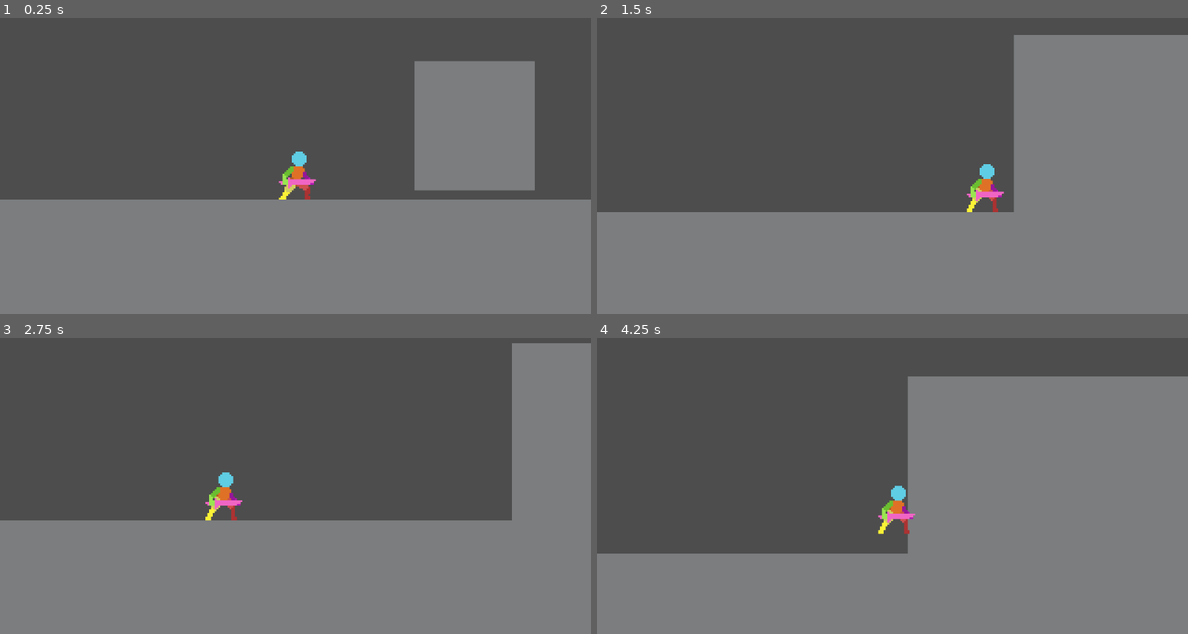
Above: before the commit, frames 1-4 (two rows, left to right).
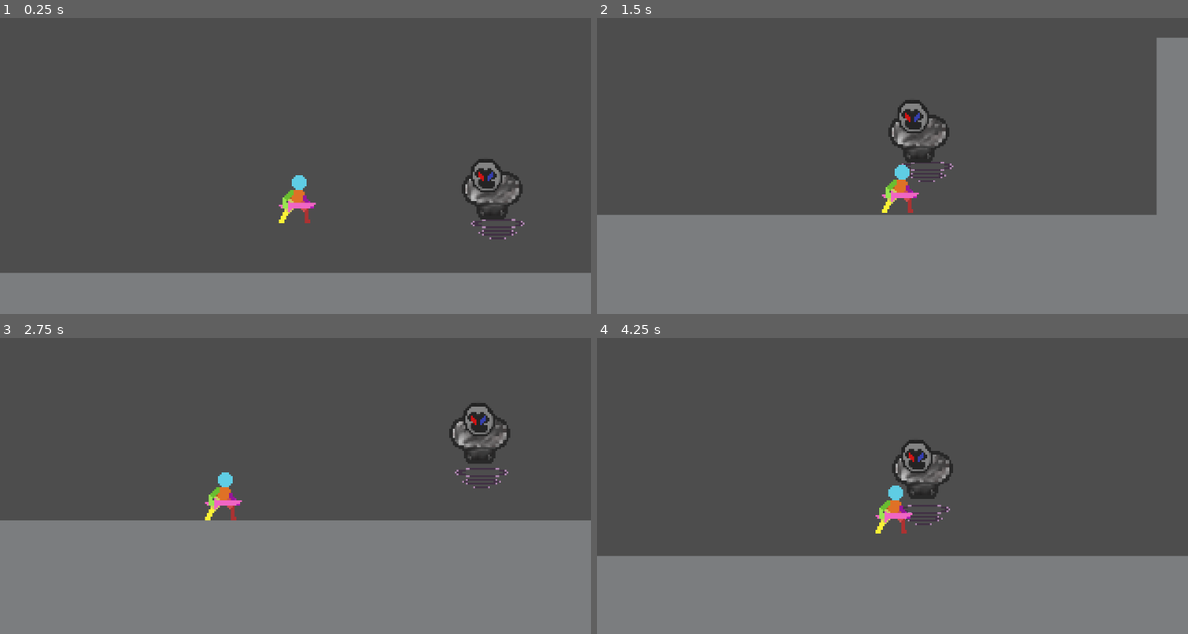
Above: after the commit, the same moments.

Repository: allo77777/boss_rush_jam
Game: Godot game, scene res://scenes/root.tscn
Same seed, same stepped clock (60 frames per second), same inputs: the game is played once before the commit and once after it.
Inputs (mouse positions are in pixels of both pictures, inside the frame that each line leads up to):
- Up to frame 1 (0.25 s): no input
- Up to frame 2 (1.5 s): move the mouse to (1022, 130) at 0.52 s; hold S (crouch) 0.53-1.28 s; hold D (move_right) from 0.53 s (still down); tap Space (jump) at 0.77 s; move the mouse to (774, 166) at 1.27 s; tap Shift (dash) at 1.35 s
- Up to frame 3 (2.75 s): tap Space (jump) at 1.52 s; move the mouse to (354, 394) at 2.02 s; release D (move_right) at 2.03 s; hold A (move_left) from 2.03 s (still down); tap E (interact) at 2.1 s
- Up to frame 4 (4.25 s): move the mouse to (862, 533) at 2.77 s; release A (move_left) at 2.78 s; hold D (move_right) from 2.78 s (still down); tap S (crouch) at 2.85 s; tap Space (jump) at 3.02, 3.77 s; move the mouse to (1069, 518) at 3.52 s; tap Shift (dash) at 3.6 s

The runs differ from the first frame. In frame 1, 34% of the frame differs, in the area x 0-100%, y 14-87%; in frame 2, 18%; in frame 3, 9.3%; in frame 4, 29%.

Commit message:
fixed following player

Diff:
--- a/project.godot
+++ b/project.godot
@@ -94,5 +94,6 @@
 
 [rendering]
 
+textures/canvas_textures/default_texture_filter=0
 renderer/rendering_method="gl_compatibility"
 renderer/rendering_method.mobile="gl_compatibility"
--- a/scenes/BossScenes/Boss1/boss_1.tscn
+++ b/scenes/BossScenes/Boss1/boss_1.tscn
@@ -1,60 +1,125 @@
-[gd_scene load_steps=9 format=3 uid="uid://bbt0m72bgmt55"]
+[gd_scene load_steps=13 format=3 uid="uid://bbt0m72bgmt55"]
 
-[ext_resource type="Texture2D" uid="uid://cxeg4lt6i8bd5" path="res://assets/tileset.png" id="1_3x2mp"]
 [ext_resource type="Script" path="res://scripts/BossScript/Boss1/Boss1.gd" id="1_pcltk"]
+[ext_resource type="Texture2D" uid="uid://cm6m5uo6pl7kx" path="res://assets/BossAssets/Boss1Assets/boss_levitate.png" id="2_rer6i"]
+[ext_resource type="Texture2D" uid="uid://cnngvvc6obx3c" path="res://assets/BossAssets/Boss1Assets/boos_chest.png" id="3_lq673"]
 [ext_resource type="Script" path="res://scripts/BossScript/Boss1/StateMachineB1.gd" id="3_qhxew"]
+[ext_resource type="Texture2D" uid="uid://x6n45hb6vwp5" path="res://assets/BossAssets/Boss1Assets/B1head.png" id="4_8xexc"]
 [ext_resource type="Script" path="res://scripts/BossScript/Boss1/B1Follow.gd" id="4_i8257"]
+[ext_resource type="Script" path="res://scripts/BossScript/Boss1/B1Attack.gd" id="7_8ai2d"]
 
-[sub_resource type="RectangleShape2D" id="RectangleShape2D_odir6"]
-size = Vector2(82, 82)
+[sub_resource type="CapsuleShape2D" id="CapsuleShape2D_owwwo"]
 
 [sub_resource type="Animation" id="Animation_w1xfa"]
 length = 0.001
 tracks/0/type = "value"
 tracks/0/imported = false
 tracks/0/enabled = true
-tracks/0/path = NodePath("Tileset:position")
+tracks/0/path = NodePath("sprites/BoosChest:position")
 tracks/0/interp = 1
 tracks/0/loop_wrap = true
 tracks/0/keys = {
 "times": PackedFloat32Array(0),
 "transitions": PackedFloat32Array(1),
 "update": 0,
-"values": [Vector2(0, 0)]
+"values": [Vector2(0, -11)]
+}
+tracks/1/type = "value"
+tracks/1/imported = false
+tracks/1/enabled = true
+tracks/1/path = NodePath("sprites/B1Head:position")
+tracks/1/interp = 1
+tracks/1/loop_wrap = true
+tracks/1/keys = {
+"times": PackedFloat32Array(0),
+"transitions": PackedFloat32Array(1),
+"update": 0,
+"values": [Vector2(-2, -24)]
+}
+tracks/2/type = "value"
+tracks/2/imported = false
+tracks/2/enabled = true
+tracks/2/path = NodePath("sprites/BossLevitate:position")
+tracks/2/interp = 1
+tracks/2/loop_wrap = true
+tracks/2/keys = {
+"times": PackedFloat32Array(0),
+"transitions": PackedFloat32Array(1),
+"update": 0,
+"values": [Vector2(1, 12)]
 }
 
 [sub_resource type="Animation" id="Animation_thcni"]
 resource_name = "idle"
-length = 3.132
+length = 3.5815
 loop_mode = 1
 tracks/0/type = "value"
 tracks/0/imported = false
 tracks/0/enabled = true
-tracks/0/path = NodePath("Tileset:position")
+tracks/0/path = NodePath("sprites/BoosChest:position")
 tracks/0/interp = 1
 tracks/0/loop_wrap = true
 tracks/0/keys = {
-"times": PackedFloat32Array(0, 0.666667, 1.33333, 2.03333, 2.9),
-"transitions": PackedFloat32Array(1, 1, 1, 1, 1),
+"times": PackedFloat32Array(0, 0.633333, 1.56667, 2.86667),
+"transitions": PackedFloat32Array(1, 1, 1, 1),
 "update": 0,
-"values": [Vector2(0, 0), Vector2(-7.935, 0), Vector2(12.08, 0), Vector2(-7.935, 0), Vector2(0, 0)]
+"values": [Vector2(-4, -8), Vector2(0, -11), Vector2(-4, -8), Vector2(0, -11)]
 }
+tracks/1/type = "value"
+tracks/1/imported = false
+tracks/1/enabled = true
+tracks/1/path = NodePath("sprites/B1Head:position")
+tracks/1/interp = 1
+tracks/1/loop_wrap = true
+tracks/1/keys = {
+"times": PackedFloat32Array(0, 0.633333, 1.53333, 2.86667),
+"transitions": PackedFloat32Array(1, 1, 1, 1),
+"update": 0,
+"values": [Vector2(-7, -15), Vector2(-3, -17), Vector2(-7, -16), Vector2(0, -18)]
+}
+tracks/2/type = "value"
+tracks/2/imported = false
+tracks/2/enabled = true
+tracks/2/path = NodePath("sprites/BossLevitate:position")
+tracks/2/interp = 1
+tracks/2/loop_wrap = true
+tracks/2/keys = {
+"times": PackedFloat32Array(0, 0.566667, 1.16667, 1.73333, 2.4, 2.96667),
+"transitions": PackedFloat32Array(1, 1, 1, 1, 1, 1),
+"update": 0,
+"values": [Vector2(1, 12), Vector2(1, 16), Vector2(1, 12), Vector2(1, 16), Vector2(1, 12), Vector2(1, 16)]
+}
+
+[sub_resource type="Animation" id="Animation_moidp"]
+resource_name = "attack"
 
 [sub_resource type="AnimationLibrary" id="AnimationLibrary_43e0o"]
 _data = {
 "RESET": SubResource("Animation_w1xfa"),
+"attack": SubResource("Animation_moidp"),
 "idle": SubResource("Animation_thcni")
 }
 
 [node name="Boss1" type="CharacterBody2D"]
 script = ExtResource("1_pcltk")
 
-[node name="Tileset" type="Sprite2D" parent="."]
-scale = Vector2(4.0625, 4.375)
-texture = ExtResource("1_3x2mp")
+[node name="sprites" type="Node2D" parent="."]
+
+[node name="BossLevitate" type="Sprite2D" parent="sprites"]
+position = Vector2(1, 12)
+texture = ExtResource("2_rer6i")
+
+[node name="BoosChest" type="Sprite2D" parent="sprites"]
+position = Vector2(0, -11)
+texture = ExtResource("3_lq673")
+
+[node name="B1Head" type="Sprite2D" parent="sprites"]
+position = Vector2(-2, -24)
+texture = ExtResource("4_8xexc")
 
 [node name="CollisionShape2D" type="CollisionShape2D" parent="."]
-shape = SubResource("RectangleShape2D_odir6")
+position = Vector2(1, 5)
+shape = SubResource("CapsuleShape2D_owwwo")
 
 [node name="StateMachineB1" type="Node" parent="." node_paths=PackedStringArray("initial_state")]
 script = ExtResource("3_qhxew")
@@ -64,7 +129,14 @@
 script = ExtResource("4_i8257")
 BossRef = NodePath("../..")
 
+[node name="Attack" type="Node" parent="StateMachineB1"]
+script = ExtResource("7_8ai2d")
+
 [node name="B1AnimationPlayer" type="AnimationPlayer" parent="."]
 libraries = {
 "": SubResource("AnimationLibrary_43e0o")
 }
+
+[node name="AtkTimer" type="Timer" parent="."]
+wait_time = 2.0
+one_shot = true
--- a/scenes/root.tscn
+++ b/scenes/root.tscn
@@ -15,10 +15,14 @@
 physics_layer_0/collision_mask = 0
 sources/0 = SubResource("TileSetAtlasSource_1ockk")
 
+[sub_resource type="RectangleShape2D" id="RectangleShape2D_vrdu4"]
+size = Vector2(29.0229, 20)
+
 [node name="root" type="Node2D"]
 script = ExtResource("1_sqd3b")
 
 [node name="player" parent="." groups=["PlayerGroup"] instance=ExtResource("2_fhn3h")]
+position = Vector2(-26, -46)
 collision_layer = 1
 collision_mask = 8
 
@@ -34,6 +38,14 @@
 tile_set = SubResource("TileSet_poiyj")
 
 [node name="Boss1" parent="." node_paths=PackedStringArray("PlayerRef") instance=ExtResource("4_abot1")]
-position = Vector2(111, -49)
-collision_layer = 8
+position = Vector2(95, -38)
+collision_layer = 9
 PlayerRef = NodePath("../player")
+
+[node name="BossLevitate" type="StaticBody2D" parent="."]
+position = Vector2(-29, -2)
+scale = Vector2(15.505, 1)
+
+[node name="CollisionShape2D" type="CollisionShape2D" parent="BossLevitate"]
+position = Vector2(-0.322477, 3)
+shape = SubResource("RectangleShape2D_vrdu4")
--- /dev/null
+++ b/scripts/BossScript/Boss1/B1Attack.gd
@@ -0,0 +1,9 @@
+extends BossState
+
+
+func _ready():
+	pass # Replace with function body.
+
+
+func physics_update(_delta: float):
+	pass
--- a/scripts/BossScript/Boss1/B1Follow.gd
+++ b/scripts/BossScript/Boss1/B1Follow.gd
@@ -10,13 +10,12 @@
 	PlayerRef = get_tree().get_first_node_in_group("PlayerGroup")
 
 func FollowPlayer():
-	var direction = PlayerRef.global_position - BossRef.global_position
-
-	if direction.length() > 80:
-		BossRef.velocity = direction * Speed
+	var DistanceToPlayer:float = PlayerRef.position.x - BossRef.position.x
+	if DistanceToPlayer >= 20:
+		BossRef.velocity.x  = DistanceToPlayer * Speed
+	elif DistanceToPlayer <= 20:
+		BossRef.velocity.x  = DistanceToPlayer * Speed
 	else:
 		pass
-
-
 func update(_delta: float):
 	FollowPlayer()
--- a/scripts/BossScript/Boss1/Boss1.gd
+++ b/scripts/BossScript/Boss1/Boss1.gd
@@ -1,14 +1,14 @@
 extends Entity
 
 func _ready():
-	pass
+	$B1AnimationPlayer.play("idle")
 
 func _physics_process(delta):
-	if not is_on_floor():
-		velocity += get_gravity() * delta
+	#if not is_on_floor():
+	#	velocity += get_gravity() * delta
 
-	if velocity.length() == 0:
-		$B1AnimationPlayer.play("idle")
-	else:
-		pass
+	if velocity.x >= 0:
+		$sprites.scale.x = -1
+	elif velocity.x <0:
+		$sprites.scale.x = 1
 	move_and_slide()
Binary file added: assets/BossAssets/Boss1Assets/B1head.png
Not shown, added: assets/BossAssets/Boss1Assets/B1head.png.import
Binary file added: assets/BossAssets/Boss1Assets/boos_chest.png
Not shown, added: assets/BossAssets/Boss1Assets/boos_chest.png.import
Binary file added: assets/BossAssets/Boss1Assets/boss_levitate.png
Not shown, added: assets/BossAssets/Boss1Assets/boss_levitate.png.import
Binary file added: assets/BossAssets/Boss1Assets/sword.png
Not shown, added: assets/BossAssets/Boss1Assets/sword.png.import
Not shown: 1 places in scenes/root.tscn that only renumber resources
